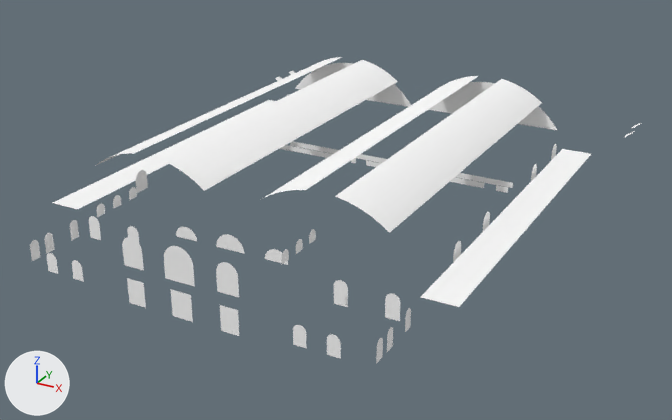
The OBJ model Assets/models/maps/railhead/railhead_glass.obj as it was, and as the next commit left it.
Camera for both pictures: a 50 mm lens placed at (2922.0, -5343.0, 2639.0), pointed at (5.0, -38.0, -13.0). The axes (+X, +Y, +Z) are drawn at lower left. The lights are the same throughout. The older version comes first. Where no turn or scale is listed for an object, it has been applied to the vertices. Vertices at exactly the same position are counted once.

The first picture shows 'railhead_glass'.
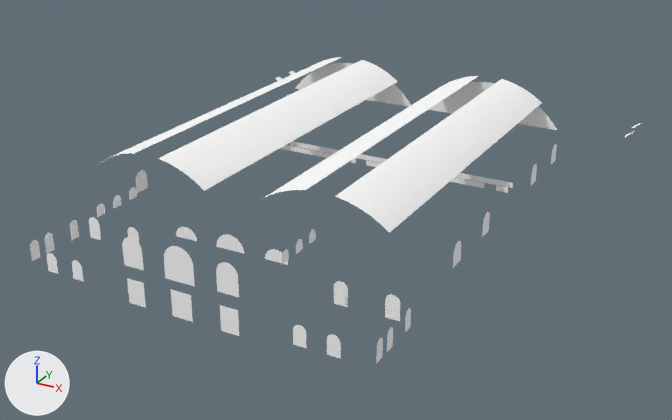
Pixel boxes [x1, y1, x2, y2] of what changed, in the pictures (672 x 420 px):
part 1 of me_railhead_glass, deleted: before [53, 100, 276, 209]
part 2 of me_railhead_glass, deleted: before [421, 149, 591, 307]

The edits, one by one:
me_railhead_glass is used by ob_railhead_glass; location (0.0, 0.0, 0.0).
me_railhead_glass had 814 vertices, 700 faces and spanned x -1630.0..1630.0, y -1800.0..2080.0, z 0.0..695.0.
me_railhead_glass now has 806 vertices, 696 faces and spans x -1630.0..1630.0, y -1800.0..2080.0, z 0.0..695.0.
me_railhead_glass part 1: the loose piece of 4 vertices spanning x -1432.0..-1210.0, y -1300.0..1340.0, z 218.0..219.0 is deleted.
me_railhead_glass part 2: the loose piece of 4 vertices spanning x 1210.0..1432.0, y -1300.0..1340.0, z 218.0..219.0 is deleted.
Other edits to the shape of me_railhead_glass do not show in these pictures.
